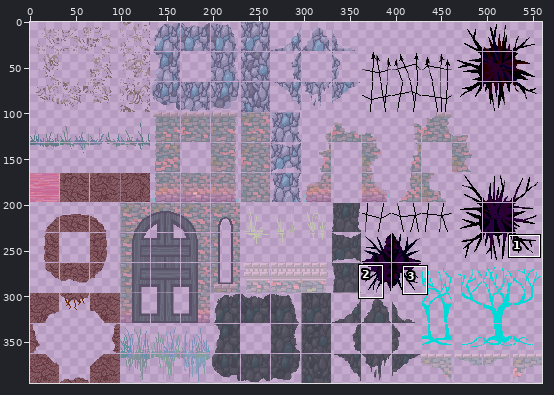
A sprite sheet gets an edit: Assets/Sprites/Palettes/Tile Sprites/Tileset2.png. The first picture is a wide view before the edit; the outline marks the close-up.
Close-up. The starting point:
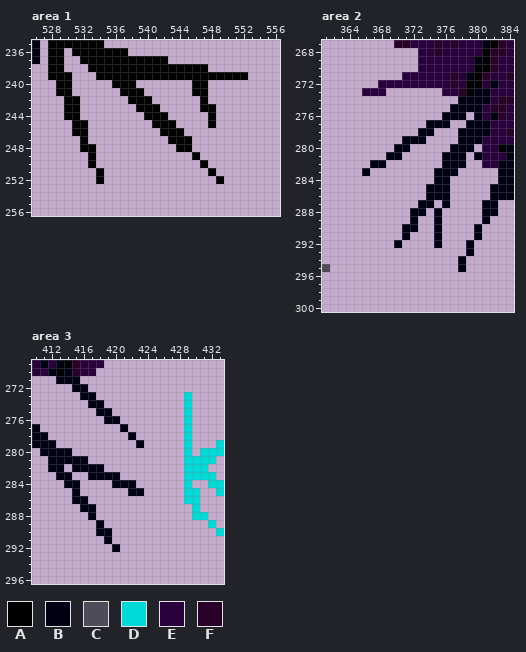
The file is 560x395 pixels. Colours within 5 levels of each other are drawn and written as one. Shown: area 1: x 526..556, y 235..256; area 2: x 361..384, y 267..300; area 3: x 410..433, y 269..296. The commit also changed other parts of the picture, which this record leaves out.
Palette (. is transparent): A #000000  B #000014  C #4f4c59  D #02dad8  E #28003c  F #280028
Pixels before, area 1, first column x 526:
235 B.AAAAAAA..................
236 B.AA.AAAAAAA...............
237 B.AA..AAAAAAAAAAA..........
238 ..AA...AAAAAAAAAAAAAAA.....
239 ..AAA...AAAAAAAAAAAAAAAAAAA
240 ...AA.....AAA.......AA.....
241 ...AA......AAA......AA.....
242 ....AA......AAA......A.....
243 ....AA.......AAA.....AA....
244 ....AA........AAA.....A....
245 .....AA........AAA....A....
246 .....AA.........AAA........
247 ......A..........AAA.......
248 ......AA..........AA.......
249 .......A............A......
250 .......A.............A.....
251 ........A.............A....
252 ........A..............A...
Pixels before, area 2, first column x 361:
267 .........FFEEEFEFEEEBAFE
268 ............EEFEEEEEAFFE
269 ............EEEEEEEBAFEE
270 ............EEEEEEEAAFEE
271 ..........EEEEEEFEBAFEEF
272 .......EEEEEEEEEFEAAEBEE
273 .....EEE.......EEFABBEEE
274 .................BBBBEFF
275 ................BBBBEFFE
276 ...............BBB.BEBFE
277 .............BBB..BBBEEE
278 ............BB...BBBBEEF
279 ..........BBB....BBBEEEE
280 .........BB.....BBB.EEAB
281 ........BB.....BBB.BEEEB
282 ......BB.......BBB..EEBB
283 .....B........BBB.....BB
284 ..............BB......BB
285 .............BBB.....BBB
286 .............BBB.....BBB
287 ............BB.B....BB..
288 ...........BB.B.....BB..
289 ...........B..B.....B...
290 ..........BB..B....B....
291 ..........B...B....B....
292 .........B....B...B.....
293 ..................B.....
294 .................B......
295 C................B......
Pixels before, area 3, first column x 410:
269 EBEBAFEEE...............
270 EEBABFEE................
271 ...BBB..................
272 .....BB.................
273 ......BB...........D....
274 .......BB..........D....
275 ........BB.........D....
276 .........BB........D....
277 B..........B.......D....
278 BB..........B......D....
279 BBB..........B.....D...D
280 .BBBB..............D.DDD
281 ..BBBBB............DDDD.
282 ..BB.BBBB..........DDD..
283 ...BB..BBBB........DDDD.
284 ....BB....BBB......D..DD
285 .....B......BB.....DD..D
286 .....BB............DD...
287 ......BB............D...
288 .......B............DD..
289 ........B.............D.
290 ........BB.............D
291 .........B..............
292 ..........B.............
New version:
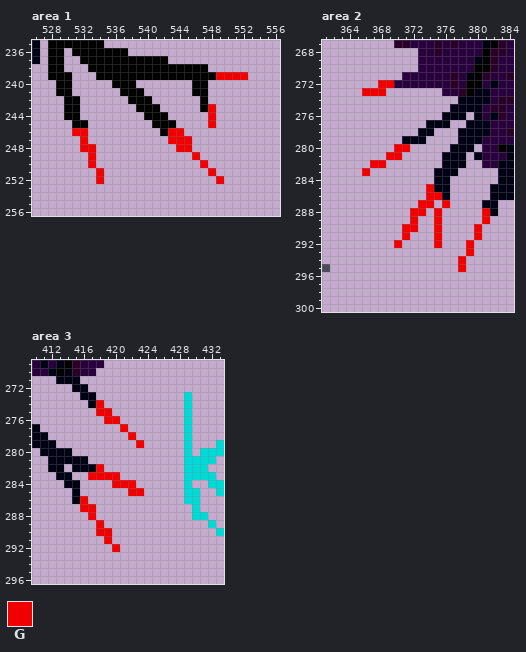
Colours new in this view: G #f00000
From old to new:
{"where": "area 1"}
{"y":239,"x":549,"old":"AAAA","new":"GGGG"}
{"y":243,"x":548,"old":"A","new":"G"}
{"y":244,"x":548,"old":"A","new":"G"}
{"y":245,"x":548,"old":"A","new":"G"}
{"y":246,"x":531,"old":"AA","new":"GG"}
{"y":246,"x":543,"old":"AA","new":"GG"}
{"y":247,"x":532,"old":"A","new":"G"}
{"y":247,"x":543,"old":"AAA","new":"GGG"}
{"y":248,"x":532,"old":"AA","new":"GG"}
{"y":248,"x":544,"old":"AA","new":"GG"}
{"y":249,"x":533,"old":"A","new":"G"}
{"y":249,"x":546,"old":"A","new":"G"}
{"y":250,"x":533,"old":"A","new":"G"}
{"y":250,"x":547,"old":"A","new":"G"}
{"y":251,"x":534,"old":"A","new":"G"}
{"y":251,"x":548,"old":"A","new":"G"}
{"y":252,"x":534,"old":"A","new":"G"}
{"y":252,"x":549,"old":"A","new":"G"}
{"where": "area 2"}
{"y":272,"x":368,"old":"EE","new":"GG"}
{"y":273,"x":366,"old":"EEE","new":"GGG"}
{"y":280,"x":370,"old":"BB","new":"GG"}
{"y":281,"x":369,"old":"BB","new":"GG"}
{"y":282,"x":367,"old":"BB","new":"GG"}
{"y":283,"x":366,"old":"B","new":"G"}
{"y":285,"x":374,"old":"B","new":"G"}
{"y":286,"x":374,"old":"BB","new":"GG"}
{"y":287,"x":373,"old":"BB","new":"GG"}
{"y":287,"x":376,"old":"B","new":"G"}
{"y":288,"x":372,"old":"BB","new":"GG"}
{"y":288,"x":375,"old":"B","new":"G"}
{"y":288,"x":381,"old":"B","new":"G"}
{"y":289,"x":372,"old":"B","new":"G"}
{"y":289,"x":375,"old":"B","new":"G"}
{"y":289,"x":381,"old":"B","new":"G"}
{"y":290,"x":371,"old":"BB","new":"GG"}
{"y":290,"x":375,"old":"B","new":"G"}
{"y":290,"x":380,"old":"B","new":"G"}
{"y":291,"x":371,"old":"B","new":"G"}
{"y":291,"x":375,"old":"B","new":"G"}
{"y":291,"x":380,"old":"B","new":"G"}
{"y":292,"x":370,"old":"B","new":"G"}
{"y":292,"x":375,"old":"B","new":"G"}
{"y":292,"x":379,"old":"B","new":"G"}
{"y":293,"x":379,"old":"B","new":"G"}
{"y":294,"x":378,"old":"B","new":"G"}
{"y":295,"x":378,"old":"B","new":"G"}
{"where": "area 3"}
{"y":274,"x":418,"old":"B","new":"G"}
{"y":275,"x":418,"old":"BB","new":"GG"}
{"y":276,"x":419,"old":"BB","new":"GG"}
{"y":277,"x":421,"old":"B","new":"G"}
{"y":278,"x":422,"old":"B","new":"G"}
{"y":279,"x":423,"old":"B","new":"G"}
{"y":282,"x":418,"old":"B","new":"G"}
{"y":283,"x":417,"old":"BBBB","new":"GGGG"}
{"y":284,"x":420,"old":"BBB","new":"GGG"}
{"y":285,"x":422,"old":"BB","new":"GG"}
{"y":286,"x":416,"old":"B","new":"G"}
{"y":287,"x":416,"old":"BB","new":"GG"}
{"y":288,"x":417,"old":"B","new":"G"}
{"y":289,"x":418,"old":"B","new":"G"}
{"y":290,"x":418,"old":"BB","new":"GG"}
{"y":291,"x":419,"old":"B","new":"G"}
{"y":292,"x":420,"old":"B","new":"G"}
{"label":"changed","picture_box":[168,72,248,184]}
{"label":"changed","picture_box":[72,128,104,184]}
{"label":"changed","picture_box":[362,80,394,96]}
{"label":"changed","picture_box":[362,144,410,176]}
{"label":"changed","picture_box":[394,184,490,272]}
{"label":"changed","picture_box":[80,400,144,552]}
